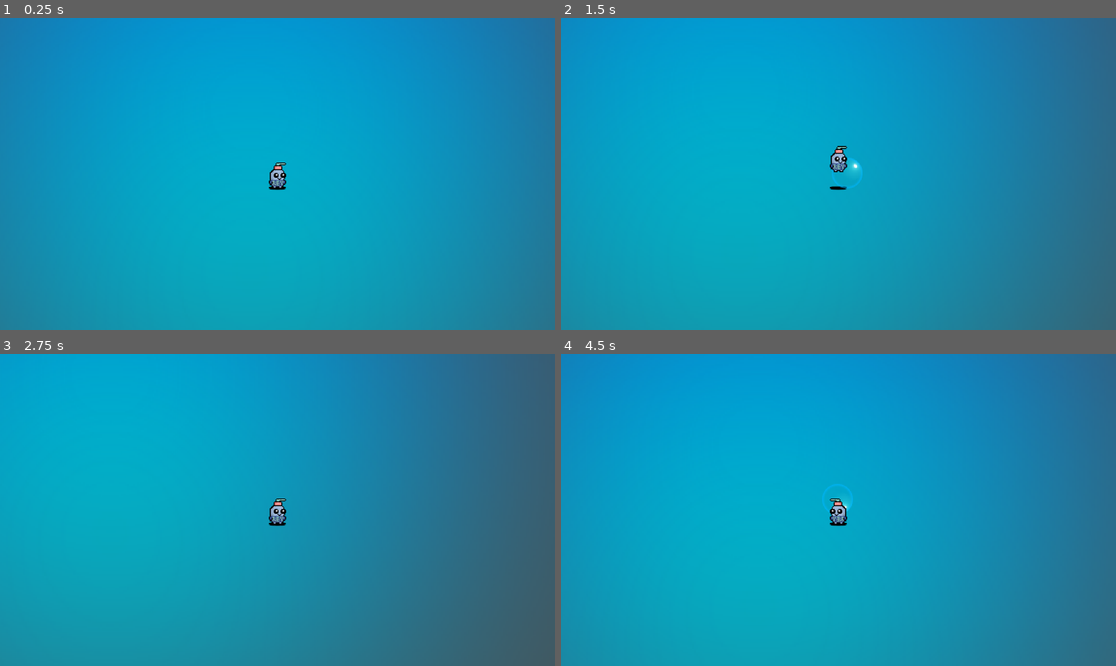
Above: before the commit, frames 1-4 (two rows, left to right).
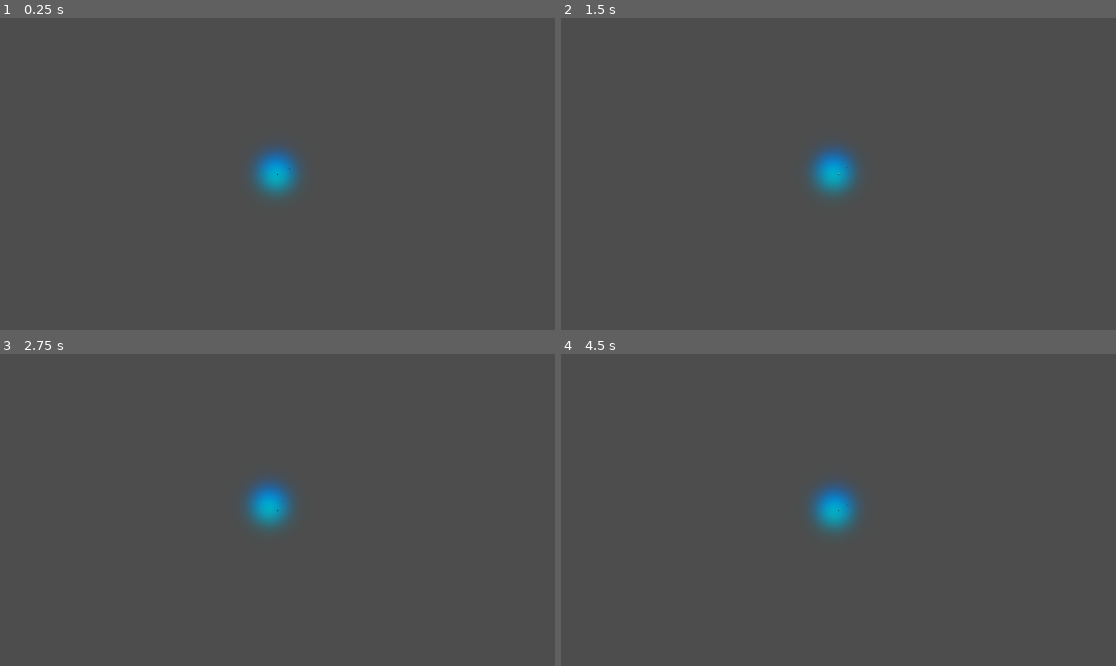
Above: after the commit, the same moments.

Repository: tacticos-sopladores/the-tales-of-rey
Game: Godot game, scene res://scenes/levels/level-1.tscn
The game is run twice, just before and just after one commit, with the same random seed, the same clock (stepped at 60 frames per second) and the same inputs. This scene is started directly instead of the project's main scene. The engine's default icon, where the game draws it, is replaced by a stand-in: a white triangle on a blue panel in a dark square.
Inputs (mouse positions are in pixels of both pictures, inside the frame that each line leads up to):
- Up to frame 1 (0.25 s): no input
- Up to frame 2 (1.5 s): tap Enter at 0.5 s; move the mouse to (960, 158) at 0.52 s; hold D (move-right) 0.53-1.28 s; click (960, 158) at 0.6 s; tap Space (jump) at 0.77 s; move the mouse to (727, 189) at 1.27 s; hold S (move-down) from 1.28 s (still down); click (727, 189) at 1.35 s
- Up to frame 3 (2.75 s): tap Space (jump) at 1.52 s; move the mouse to (333, 441) at 2.02 s; release S (move-down) at 2.03 s; hold D (move-right) from 2.03 s (still down); click (333, 441) at 2.1 s
- Up to frame 4 (4.5 s): move the mouse to (810, 572) at 2.77 s; release D (move-right) at 2.78 s; hold W (move-up) 2.78-3.53 s; click (810, 572) at 2.85 s; tap Space (jump) at 3.02, 3.77 s; move the mouse to (1005, 556) at 3.52 s; hold A (move-left) from 3.53 s (still down); click (1005, 556) at 3.6 s; move the mouse to (672, 463) at 4.27 s; click (672, 463) at 4.35 s

The runs differ from the first frame. In frame 1, 100% of the frame differs, in the area x 0-100%, y 0-100%; in frame 2, 100%; in frame 3, 100%; in frame 4, 100%.

Commit message:
chore: sanket hace commits
Signed-off-by: Bihart <sanket.bihari@gmail.com>

Diff:
--- /dev/null
+++ b/scenes/enemies/abstract-enemy.tscn
@@ -0,0 +1,24 @@
+[gd_scene load_steps=5 format=3 uid="uid://d0oq18r32brkh"]
+
+[ext_resource type="Script" path="res://scripts/abstract_enemy.gd" id="1_4s5sm"]
+[ext_resource type="Texture2D" uid="uid://cn6mkpxldlfok" path="res://assets/icon.svg" id="1_ppo0r"]
+[ext_resource type="PackedScene" uid="uid://c5e8vqevlbbsm" path="res://scenes/shadow.tscn" id="2_1xrfr"]
+
+[sub_resource type="RectangleShape2D" id="RectangleShape2D_11q00"]
+size = Vector2(50, 50)
+
+[node name="Abstract-enemy" type="Node2D"]
+script = ExtResource("1_4s5sm")
+
+[node name="abstract-body" type="CharacterBody2D" parent="."]
+
+[node name="abstract-sprite" type="Sprite2D" parent="abstract-body"]
+visible = false
+texture = ExtResource("1_ppo0r")
+
+[node name="abstract-soul" type="CollisionShape2D" parent="abstract-body"]
+scale = Vector2(2.5, 2.5)
+shape = SubResource("RectangleShape2D_11q00")
+
+[node name="abstract-shadow" parent="abstract-body" instance=ExtResource("2_1xrfr")]
+script = null
--- a/scenes/enemies/boss1.tscn
+++ b/scenes/enemies/boss1.tscn
@@ -1,3 +1,30 @@
-[gd_scene format=3 uid="uid://cae45lk281j04"]
+[gd_scene load_steps=6 format=3 uid="uid://cae45lk281j04"]
+
+[ext_resource type="Texture2D" uid="uid://cn6mkpxldlfok" path="res://assets/icon.svg" id="1_goopm"]
+[ext_resource type="Script" path="res://scenes/enemies/boos.gd" id="1_nptue"]
+[ext_resource type="PackedScene" uid="uid://c5e8vqevlbbsm" path="res://scenes/shadow.tscn" id="3_lp81d"]
+
+[sub_resource type="RectangleShape2D" id="RectangleShape2D_3b7sh"]
+size = Vector2(50, 50)
+
+[sub_resource type="CircleShape2D" id="CircleShape2D_xo733"]
+radius = 52.469
 
 [node name="Boss1" type="Node2D"]
+
+[node name="Boos" type="CharacterBody2D" parent="."]
+script = ExtResource("1_nptue")
+
+[node name="sprite" type="Sprite2D" parent="Boos"]
+visible = false
+texture = ExtResource("1_goopm")
+
+[node name="soul" type="CollisionShape2D" parent="Boos"]
+scale = Vector2(2.5, 2.5)
+shape = SubResource("RectangleShape2D_3b7sh")
+
+[node name="body" type="CollisionShape2D" parent="Boos"]
+shape = SubResource("CircleShape2D_xo733")
+
+[node name="Shadow" parent="Boos" instance=ExtResource("3_lp81d")]
+script = null
--- /dev/null
+++ b/scenes/environmetn/wind.gd
@@ -0,0 +1,15 @@
+extends Node2D
+
+@export var num_points: int = 20  # Number of points in the path
+@export var gust_length: float = 500.0 # Approximate length of the gust
+@export var gust_width: float = 100.0  # Maximum deviation (width) of the gust
+@export var curve_tightness: float = 0.5 # Controls how tight the curves are
+
+# Called when the node enters the scene tree for the first time.
+func _ready() -> void:
+	pass # Replace with function body.
+
+
+# Called every frame. 'delta' is the elapsed time since the previous frame.
+func _process(delta: float) -> void:
+	pass
--- /dev/null
+++ b/scenes/environmetn/wind.tscn
@@ -0,0 +1,18 @@
+[gd_scene load_steps=4 format=3 uid="uid://d21lx2c3ijnbx"]
+
+[ext_resource type="Script" path="res://scenes/environmetn/wind.gd" id="1_1nod0"]
+[ext_resource type="Script" path="res://scripts/random-winds-gust.gd" id="1_84i1w"]
+
+[sub_resource type="Curve2D" id="Curve2D_hq0c6"]
+_data = {
+"points": PackedVector2Array(0, 0, 0.177582, 12.4987, 0, 0, 0.177582, 12.4987, 0.00412586, 12.5, 0.355164, 24.9975, 0.00412586, 12.5, 5.64605e-05, -12.5, 0.363415, 49.9975, 5.64605e-05, -12.5, 8.64267e-07, 12.5, 0.363528, 24.9975, 8.64267e-07, 12.5, 1.49012e-08, 12.5, 0.36353, 49.9975, 1.49012e-08, 12.5, 1.49012e-08, -12.5, 0.36353, 74.9975, 1.49012e-08, -12.5, 0, 12.5, 0.36353, 49.9975, 0, 12.5, 0, -12.5, 0.36353, 74.9975, 0, -12.5, 0, -12.5, 0.36353, 49.9975, 0, -12.5, 0, 12.5, 0.36353, 24.9975, 0, 12.5, 0, -12.5, 0.36353, 49.9975, 0, -12.5, 0, -12.5, 0.36353, 24.9975, 0, -12.5, 0, 12.5, 0.36353, -0.00252533, 0, 12.5, 0, -12.5, 0.36353, 24.9975, 0, -12.5, 0, 12.5, 0.36353, -0.00252533, 0, 12.5, 0, -12.5, 0.36353, 24.9975, 0, -12.5, 0, -12.5, 0.36353, -0.00252533, 0, -12.5, 0, 12.5, 0.36353, -25.0025, 0, 12.5, 0, 12.5, 0.36353, -0.00252533, 0, 12.5, 0, 0, 0.36353, 24.9975)
+}
+point_count = 20
+
+[node name="Wind" type="Node2D"]
+script = ExtResource("1_1nod0")
+
+[node name="Path2D" type="Path2D" parent="."]
+position = Vector2(-40, 2)
+curve = SubResource("Curve2D_hq0c6")
+script = ExtResource("1_84i1w")
--- a/scenes/levels/level0.tscn
+++ b/scenes/levels/abstract_level.tscn
@@ -1,6 +1,21 @@
-[gd_scene load_steps=6 format=3 uid="uid://cxvfnbqba7pgj"]
+[gd_scene load_steps=8 format=3 uid="uid://cxvfnbqba7pgj"]
 
 [ext_resource type="Texture2D" uid="uid://bnvwpidwk8ey4" path="res://assets/fondo.png" id="1_j14io"]
+[ext_resource type="PackedScene" uid="uid://d21lx2c3ijnbx" path="res://scenes/environmetn/wind.tscn" id="2_3rip1"]
+
+[sub_resource type="GDScript" id="GDScript_dpum5"]
+script/source = "extends Node2D
+
+# Called when the node enters the scene tree for the first time.
+func _ready() -> void:
+	queue_redraw()
+	pass # Replace with function body.
+
+
+# Called every frame. 'delta' is the elapsed time since the previous frame.
+func _process(delta: float) -> void:
+	pass
+"
 
 [sub_resource type="WorldBoundaryShape2D" id="WorldBoundaryShape2D_hf8x0"]
 
@@ -13,7 +28,8 @@
 [sub_resource type="WorldBoundaryShape2D" id="WorldBoundaryShape2D_680nw"]
 normal = Vector2(0, 1)
 
-[node name="Level0" type="Node2D"]
+[node name="abstract_level" type="Node2D"]
+script = SubResource("GDScript_dpum5")
 
 [node name="BG" type="Sprite2D" parent="."]
 position = Vector2(580, 320)
@@ -39,3 +55,7 @@
 [node name="T" type="CollisionShape2D" parent="StaticBody2D"]
 position = Vector2(600, 0)
 shape = SubResource("WorldBoundaryShape2D_680nw")
+
+[node name="Wind" parent="." instance=ExtResource("2_3rip1")]
+rotation = 1.5708
+scale = Vector2(2, 2)
--- a/scenes/levels/level-1.tscn
+++ b/scenes/levels/level-1.tscn
@@ -1,8 +1,9 @@
-[gd_scene load_steps=4 format=3 uid="uid://nydhae3ksqg7"]
+[gd_scene load_steps=5 format=3 uid="uid://nydhae3ksqg7"]
 
-[ext_resource type="PackedScene" uid="uid://cxvfnbqba7pgj" path="res://scenes/levels/level0.tscn" id="1_mtqmk"]
+[ext_resource type="PackedScene" uid="uid://cxvfnbqba7pgj" path="res://scenes/levels/abstract_level.tscn" id="1_mtqmk"]
 [ext_resource type="PackedScene" uid="uid://cqn86787akru1" path="res://scenes/player.tscn" id="2_1jbku"]
 [ext_resource type="Script" path="res://scripts/camera.gd" id="3_nxr0u"]
+[ext_resource type="PackedScene" uid="uid://cae45lk281j04" path="res://scenes/enemies/boss1.tscn" id="4_h1mm8"]
 
 [node name="Level-1" type="Node2D"]
 
@@ -10,8 +11,11 @@
 
 [node name="Camera2D" type="Camera2D" parent="Level0"]
 position = Vector2(591, 356)
-zoom = Vector2(2, 2)
+zoom = Vector2(0.1, 0.1)
 script = ExtResource("3_nxr0u")
 
 [node name="Player" parent="Level0" instance=ExtResource("2_1jbku")]
 position = Vector2(589, 352)
+
+[node name="Boss1" parent="." instance=ExtResource("4_h1mm8")]
+position = Vector2(839, 239)
--- a/scenes/player.tscn
+++ b/scenes/player.tscn
@@ -2,11 +2,26 @@
 
 [ext_resource type="Script" path="res://scripts/player.gd" id="1_htb0k"]
 [ext_resource type="Texture2D" uid="uid://dy0wpi8qvamb3" path="res://assets/rey.png" id="2_4ddr5"]
-[ext_resource type="PackedScene" uid="uid://sjb77xsfymbk" path="res://scenes/projectile.tscn" id="2_25sf6"]
-[ext_resource type="PackedScene" uid="uid://dvjs47vnfstbt" path="res://scenes/shadow.tscn" id="3_br3t8"]
+[ext_resource type="PackedScene" uid="uid://df37ilajfbu8k" path="res://scenes/projectile.tscn" id="2_25sf6"]
+[ext_resource type="PackedScene" uid="uid://c5e8vqevlbbsm" path="res://scenes/shadow.tscn" id="3_br3t8"]
 
 [sub_resource type="CircleShape2D" id="CircleShape2D_g4btl"]
 radius = 3.16228
+
+[sub_resource type="Animation" id="Animation_ax15b"]
+length = 0.001
+tracks/0/type = "value"
+tracks/0/imported = false
+tracks/0/enabled = true
+tracks/0/path = NodePath("../Sprite2D:offset")
+tracks/0/interp = 1
+tracks/0/loop_wrap = true
+tracks/0/keys = {
+"times": PackedFloat32Array(0),
+"transitions": PackedFloat32Array(1),
+"update": 0,
+"values": [Vector2(0, 0)]
+}
 
 [sub_resource type="Animation" id="Animation_b7pm2"]
 resource_name = "jump"
@@ -21,21 +36,6 @@
 "transitions": PackedFloat32Array(0.5, 2, 0),
 "update": 0,
 "values": [Vector2(0, 0), Vector2(0, -20), Vector2(0, 0)]
-}
-
-[sub_resource type="Animation" id="Animation_ax15b"]
-length = 0.001
-tracks/0/type = "value"
-tracks/0/imported = false
-tracks/0/enabled = true
-tracks/0/path = NodePath("../Sprite2D:offset")
-tracks/0/interp = 1
-tracks/0/loop_wrap = true
-tracks/0/keys = {
-"times": PackedFloat32Array(0),
-"transitions": PackedFloat32Array(1),
-"update": 0,
-"values": [Vector2(0, 0)]
 }
 
 [sub_resource type="AnimationLibrary" id="AnimationLibrary_xjf3j"]
--- a/scenes/shadow.tscn
+++ b/scenes/shadow.tscn
@@ -1,7 +1,22 @@
-[gd_scene load_steps=6 format=3 uid="uid://dvjs47vnfstbt"]
+[gd_scene load_steps=6 format=3 uid="uid://c5e8vqevlbbsm"]
 
 [ext_resource type="Texture2D" uid="uid://rsfj8ks5xjt2" path="res://assets/rey-shadow.png" id="1_3l3yp"]
 [ext_resource type="Script" path="res://scripts/shadow.gd" id="2_y0p5h"]
+
+[sub_resource type="Animation" id="Animation_xkiqi"]
+length = 0.001
+tracks/0/type = "value"
+tracks/0/imported = false
+tracks/0/enabled = true
+tracks/0/path = NodePath("Sprite2D:scale")
+tracks/0/interp = 1
+tracks/0/loop_wrap = true
+tracks/0/keys = {
+"times": PackedFloat32Array(0),
+"transitions": PackedFloat32Array(1),
+"update": 0,
+"values": [Vector2(1, 1)]
+}
 
 [sub_resource type="Animation" id="Animation_q1wbo"]
 resource_name = "jump"
@@ -16,21 +31,6 @@
 "transitions": PackedFloat32Array(0.5, 0.5),
 "update": 0,
 "values": [Vector2(1, 1), Vector2(0.5, 1)]
-}
-
-[sub_resource type="Animation" id="Animation_xkiqi"]
-length = 0.001
-tracks/0/type = "value"
-tracks/0/imported = false
-tracks/0/enabled = true
-tracks/0/path = NodePath("Sprite2D:scale")
-tracks/0/interp = 1
-tracks/0/loop_wrap = true
-tracks/0/keys = {
-"times": PackedFloat32Array(0),
-"transitions": PackedFloat32Array(1),
-"update": 0,
-"values": [Vector2(1, 1)]
 }
 
 [sub_resource type="AnimationLibrary" id="AnimationLibrary_17k4j"]
--- /dev/null
+++ b/scripts/abstract_enemy.gd
@@ -0,0 +1,18 @@
+extends Node2D
+
+@export var hitBox: Shape2D;
+@export var sprite: Texture2D;
+@export var life: int;
+@export var damage: int;
+
+@onready var body: Sprite2D = $"abstract-body/abstract-sprite";
+@onready var soul: CollisionShape2D = $"abstract-body/abstract-soul"
+
+# Called when the node enters the scene tree for the first time.
+func _ready() -> void:
+	body.set_texture(sprite);
+	soul.set_shape(hitBox);
+
+# Called every frame. 'delta' is the elapsed time since the previous frame.
+func _process(delta: float) -> void:
+	pass
